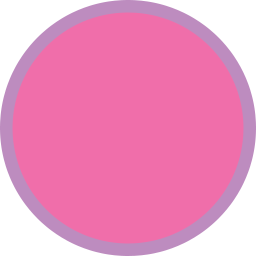
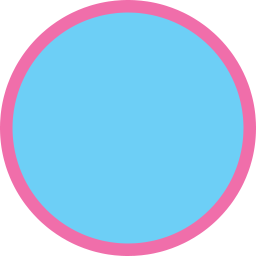
Comparing the layer stacks of the two 256x256 images. Changes:
painted on "Ellipse 1" over [0, 0, 256, 256]
